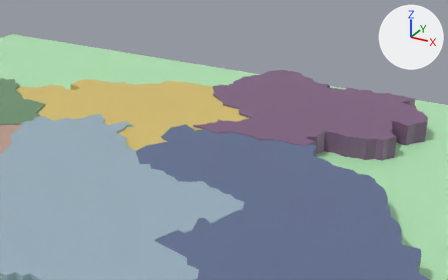
The glTF model prot/prot.glb, before and after one commit.
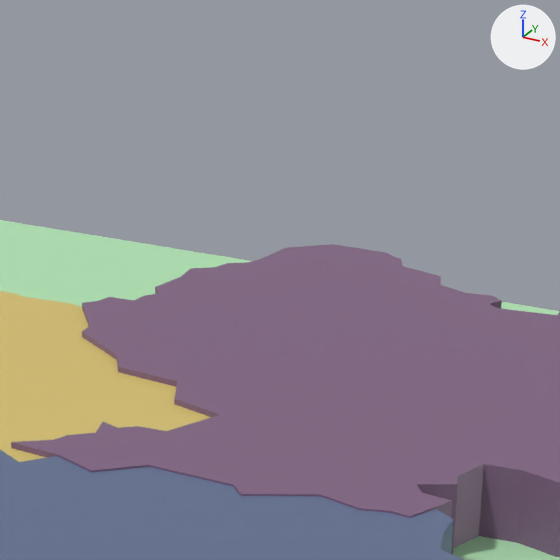
Old and new are each drawn from a camera (50 mm lens) standing at (1.657, -0.95, 1.046) and looking at (0.363, 1.402, -0.129) and again close up on the part from 42% to 77% of the width and 1% to 56% of the height. The lights are fixed; the arrows at upper right show +X, +Y and +Z. Where no turn or scale is listed for an object, it has been applied to the vertices.

Names of what the first close-up shows: '0 dodai', '1 toyosaka', '2 toyotomi', '4 koti'.
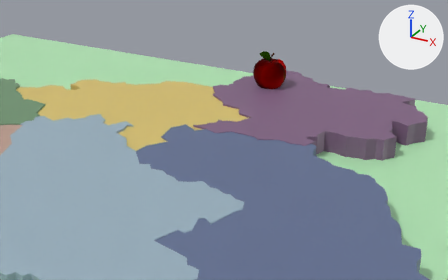
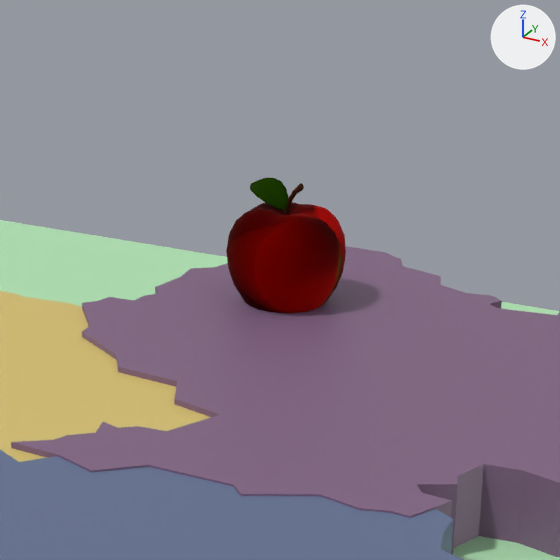
The change in detail:
Picture 'Apple_BaseColor' (img_apple_basecolor) is new.
Material 'Apple' (mat_apple) is new.
Its texture is img_apple_basecolor.
Its metallic is 1.0.
Its roughness is 0.859.
Mesh me_メッシュ is new.
It has 476 vertices, 928 faces and spans x -0.079..0.079, y -0.079..0.079, z -0.074..0.105.
It uses material mat_apple (picture img_apple_basecolor).
Object 'Apple' (ob_apple) is new; it shows me_メッシュ.
Its location is (0.489, 1.62, 0.153).

What differs and where, as boxes [x1, y1, x2, y2] in the close-ups (560 x 560 px):
'Apple', added (red)
    after: [226, 178, 346, 313]
